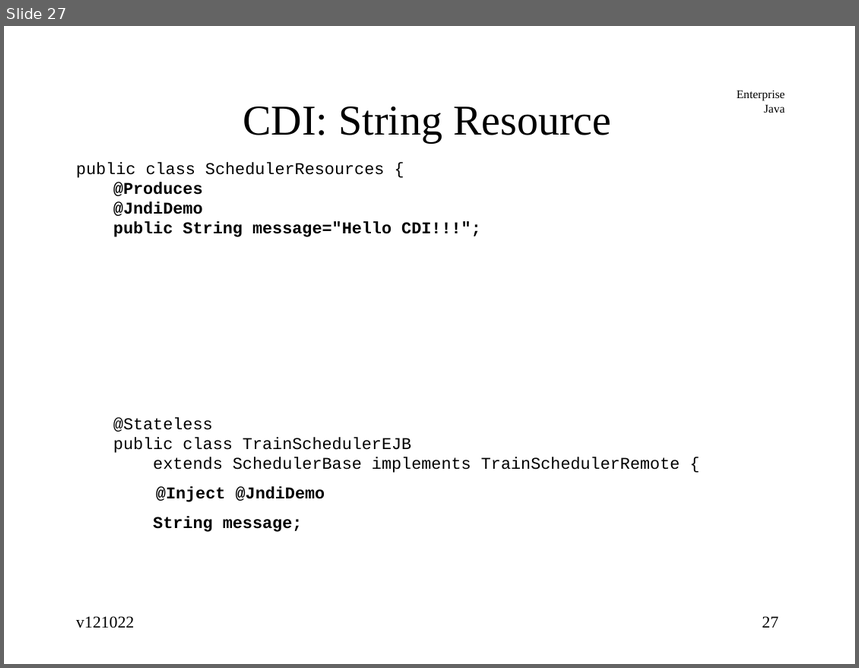
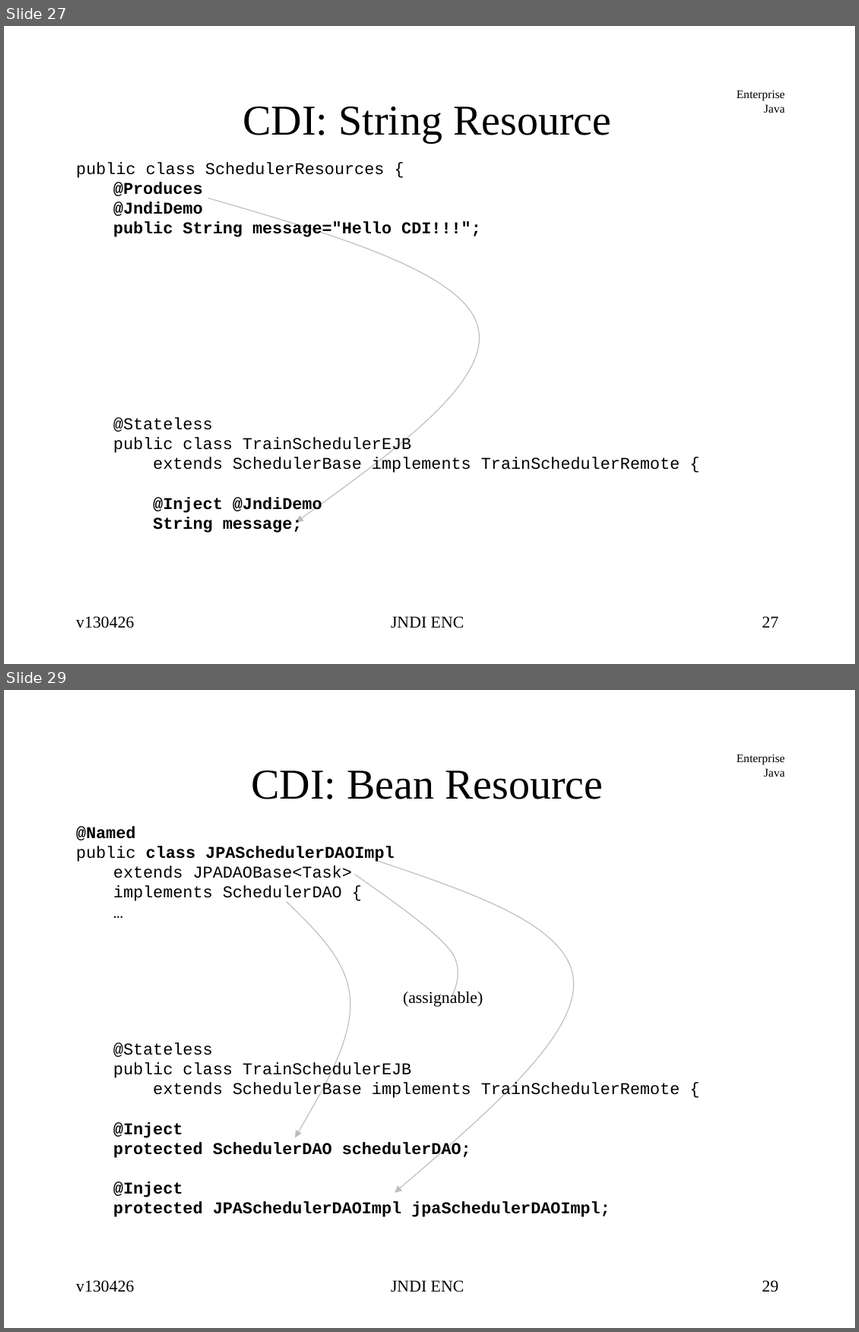
Before and after one commit to jcstaff/ejava-javaee, a slide deck: jndiDemo/src/site/resources/lectures/jndiENC.ppt. Shown one above the other, each under a label of ours: slide 27 before the commit, slides 27 and 29 after it; the slides between them are not shown. The pictures are 859x668 and 859x1332 pixels, drawn with LibreOffice and Linux fonts; fonts in the diff are those of the drawing. Boxes give left, top, right and bottom in pixels: in the first picture for what was removed or moved away, otherwise in the second. Text is boxed around its words. In the diff, an @@ line names an element or a change of style, - is before the commit and + after.

```diff
--- a/jndiDemo/src/site/resources/lectures/jndiENC.ppt
+++ b/jndiDemo/src/site/resources/lectures/jndiENC.ppt
@@ slide 29 added at box(4, 690, 855, 1328), background #FFFFFF; not listed: 1 template element that a slide beside it also shows @@
@@ title added at box(252, 771, 603, 799), 36 pt, text #000000 @@
+CDI: Bean Resource
@@ text added at box(76, 826, 680, 1217), 14 pt, text #000000 @@
+@Named
+public class JPASchedulerDAOImpl
+  extends JPADAOBase<Task>
+  implements SchedulerDAO {
+  …
+@Stateless
+public class TrainSchedulerEJB
+extends SchedulerBase implements TrainSchedulerRemote {
+  @Inject
+  protected SchedulerDAO schedulerDAO;
+  @Inject
+  protected JPASchedulerDAOImpl jpaSchedulerDAOImpl;
@@ freeform shape added at box(375, 860, 573, 1193), outline #000000 0.74 pt @@
@@ freeform shape added at box(354, 875, 458, 997), outline #000000 0.74 pt @@
@@ freeform shape added at box(287, 902, 351, 1138), outline #000000 0.74 pt @@
@@ text added at box(403, 990, 483, 1007), 14 pt, text #000000 @@
+(assignable)
@@ text added at box(76, 1281, 134, 1293), 14 pt, text #000000 @@
+v130426
@@ text added at box(391, 1281, 465, 1293), 14 pt, text #000000 @@
+JNDI ENC
@@ page number added at box(762, 1281, 779, 1293), 14 pt, text #000000 @@
+29
@@ slide 27 changed as well @@
@@ freeform shape added at box(208, 198, 480, 522), outline #000000 0.74 pt @@
@@ text at box(153, 497, 322, 533): less space between paragraphs @@
@@ text at box(76, 617, 134, 629): text changed @@
-v121022
+v130426
@@ text added at box(391, 617, 465, 629), 14 pt, text #000000 @@
+JNDI ENC
```
Also in this commit, not shown: 43 other slides changed.
